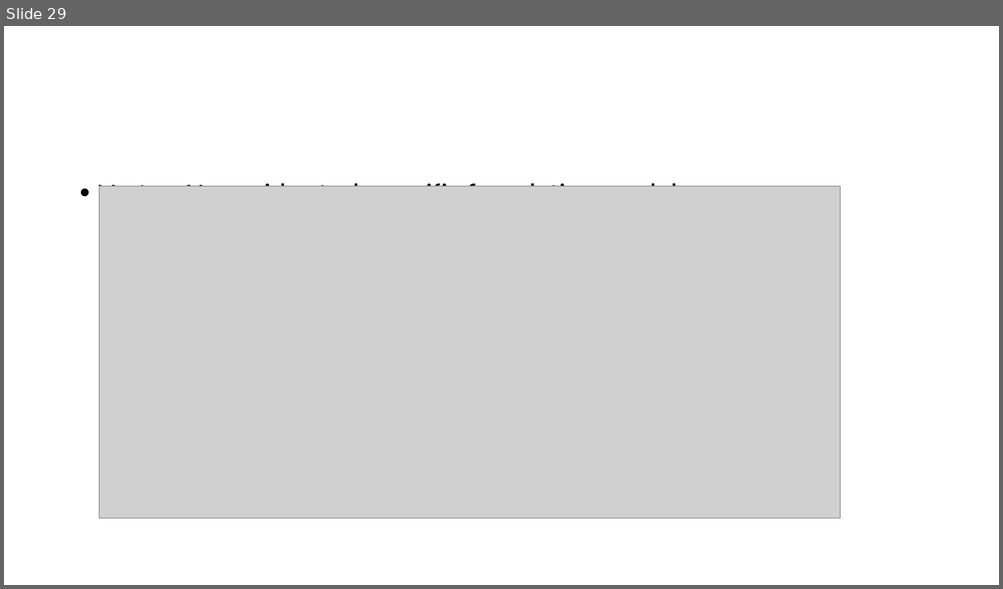
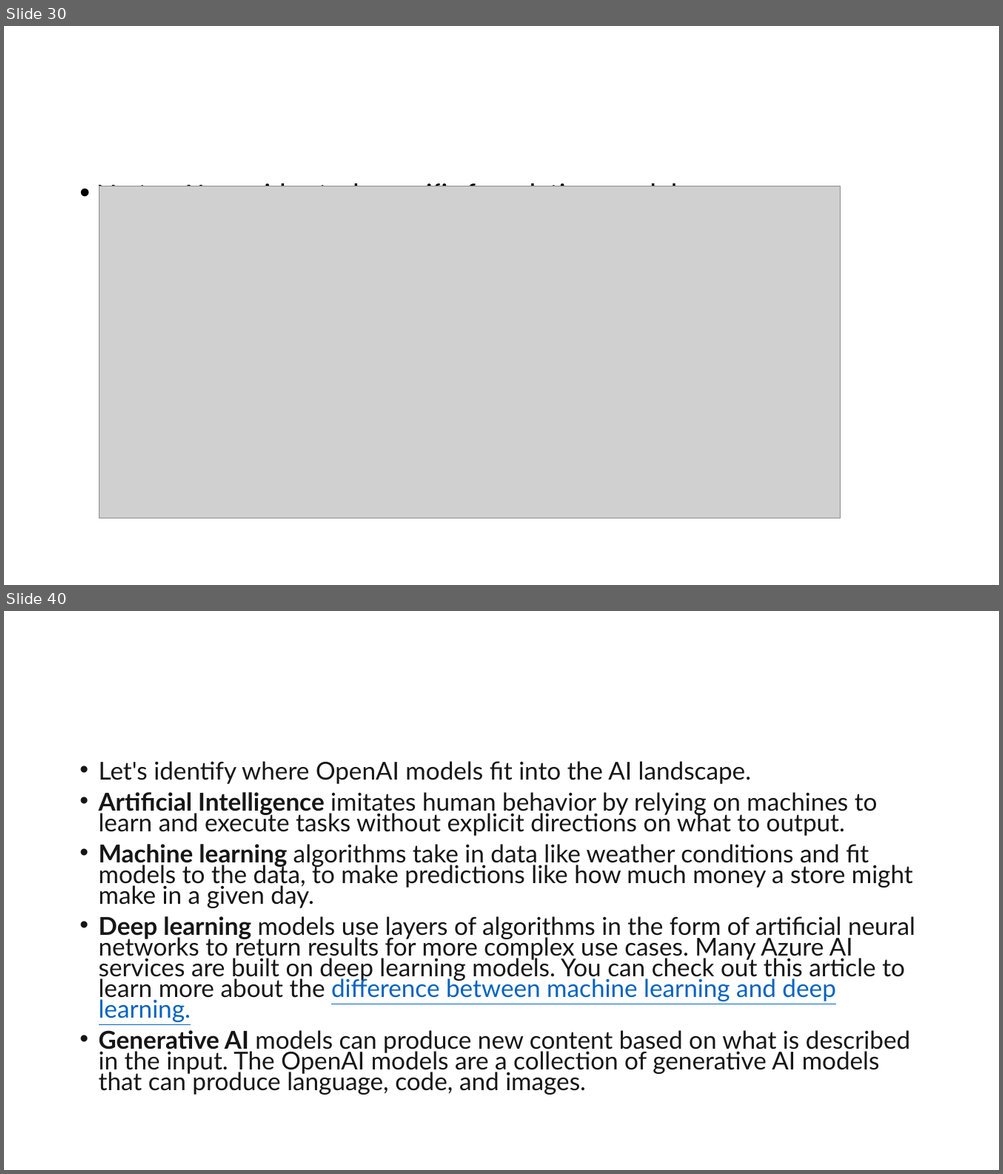
Before and after one commit to shanu-github/Data, a slide deck: Generative_AI/introduction.pptx. Shown one above the other, each under a label of ours: slide 29 before the commit, slides 30 and 40 after it; the slides between them are not shown. The pictures are 1003x589 and 1003x1174 pixels, drawn with LibreOffice and Linux fonts; fonts in the diff are those of the drawing; grey boxes stand for pictures. Boxes give left, top, right and bottom in pixels: in the first picture for what was removed or moved away, otherwise in the second. Text is boxed around its words. In the diff, an @@ line names an element or a change of style, - is before the commit and + after.

```diff
--- a/Generative_AI/introduction.pptx
+++ b/Generative_AI/introduction.pptx
@@ slide 40 added at <box>4,611,999,1170</box>, background #FFFFFF @@
@@ text added at <box>99,761,915,1095</box>, 23.8 pt, text #161616 @@
+• Let's identify where OpenAI models fit into the AI landscape.
+• Artificial Intelligence imitates human behavior by relying on machines to learn and execute tasks without explicit directions on what to output.
+• Machine learning algorithms take in data like weather conditions and fit models to the data, to make predictions like how much money a store might make in a given day.
+• Deep learning models use layers of algorithms in the form of artificial neural networks to return results for more complex use cases. Many Azure AI services are built on deep learning models. You can check out this article to learn more about the difference between machine learning and deep learning.
+• Generative AI models can produce new content based on what is described in the input. The OpenAI models are a collection of generative AI models that can produce language, code, and images.
@@ what was slide 29 is now slide 30 @@
```
Also in this commit, not shown: 1 slide changed, 34 other slides added, 18 other files.
